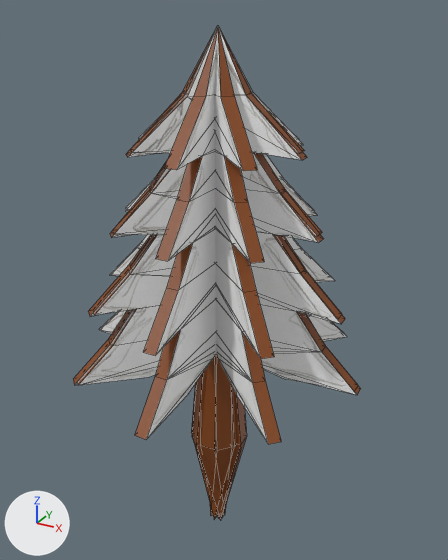
The FBX model TS23-IggyPoy-Unity/Assets/_IggyPoy/Models/objets/tree3.fbx, before and after one commit.
Camera for both pictures: a 50 mm camera at (3.31, -5.88, 5.24) aimed at (-0.08, 0.28, 2.16). Arrows for +X, +Y and +Z are at lower left; the lights stay in place. Mesh edges are drawn as thin lines. Where no turn or scale is listed for an object, it has been applied to the vertices. Vertices at the same position are counted once.

The older version as bpy lines, for what is in view:
```python
me_curve_012 = bpy.data.meshes.new('Curve.012')
me_curve_012.from_pydata(...)  # 190 vertices, 246 faces; spans x -178.0..173.0, y -135.0..507.0, z -178.0..178.0
# faces by material slot: [96, 138, 12]
me_curve_012.materials.append(mat_01side)  # its picture is missing
me_curve_012.materials.append(mat_01green)  # picture img_202206220016_00_jpg
me_curve_012.materials.append(mat_01brown)  # its picture is missing
me_curve_025 = bpy.data.meshes.new('Curve.025')
me_curve_025.from_pydata(...)  # 190 vertices, 246 faces; spans x -1.36..1.37, y -1.37..1.37, z -1.35..5.07
# faces by material slot: [96, 138, 12]
me_curve_025.materials.append(mat_01side)  # its picture is missing
me_curve_025.materials.append(mat_01green)  # picture img_202206220016_00_jpg
me_curve_025.materials.append(mat_01brown)  # its picture is missing
ob_curve_007 = bpy.data.objects.new('Curve.007', me_curve_025)
ob_curve_007.location = (0.0, 0.0, 0.0)
ob_curve_008 = bpy.data.objects.new('Curve.008', me_curve_012)
ob_curve_008.location = (0.0, 0.0, 0.0)
ob_curve_008.rotation_euler = (1.571, 0.0, 1.571)  # degrees (90, 0, 90)
ob_curve_008.scale = (0.01, 0.01, 0.01)
```
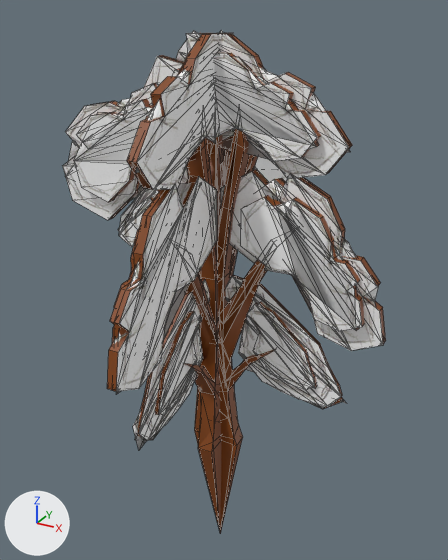
Changed parts and their boxes [x1, y1, x2, y2] in the pictures (448 x 560 px):
'tree3_LOD00', added
    after: [63, 33, 386, 534]
    faces in mat_01green (picture img_202206220016_00_jpg): [63, 33, 383, 441]
    faces in mat_01brown (its picture is missing): [87, 33, 386, 530]
    faces in mat_01side (its picture is missing): [151, 129, 274, 534]
'Curve.008', reshaped, moved, turned, rescaled
    before: [100, 26, 360, 520]
    after: [65, 30, 357, 450]
'Curve.007', deleted
    before: [73, 26, 347, 520]
    faces in mat_01green (picture img_202206220016_00_jpg): [75, 26, 347, 443]
    faces in mat_01side (its picture is missing): [73, 29, 340, 518]
    faces in mat_01brown (its picture is missing): [196, 355, 233, 520]
'tree3_LOD01', added
    after: [74, 33, 379, 447]
    faces in mat_01green (picture img_202206220016_00_jpg): [74, 56, 379, 439]
    faces in mat_01side (its picture is missing): [192, 130, 263, 440]
    faces in mat_01brown (its picture is missing): [100, 33, 359, 447]
part 1 of me_curve_012, deleted
    before: [100, 26, 360, 439]
part 2 of me_curve_012, deleted (brown)
    before: [217, 389, 247, 518]
part 3 of me_curve_012, deleted (brown)
    before: [201, 354, 226, 515]
part 4 of me_curve_012, deleted (brown)
    before: [191, 381, 236, 520]
part 5 of me_curve_012, built on
    after: [65, 30, 357, 450]

Diff of the bpy script that builds the scene:
```diff
--- a/TS23-IggyPoy-Unity/Assets/_IggyPoy/Models/objets/tree3.fbx.py
+++ b/TS23-IggyPoy-Unity/Assets/_IggyPoy/Models/objets/tree3.fbx.py
@@ me_curve_012 @@
 # used by ob_curve_008; location = (0.0, 0.0, 0.0); rotation_euler = (1.571, 0.0, 1.571), in degrees (90, 0, 90); scale = (0.01, 0.01, 0.01)
-me_curve_012.from_pydata(...)  # 190 vertices, 246 faces; spans x -178.0..173.0, y -135.0..507.0, z -178.0..178.0
+me_curve_012.from_pydata(...)  # 139 vertices, 185 faces; spans x -19374.0..22700.0, y -18345.0..23879.0, z -49406.0..9547.0
+# me_curve_012 part 1: the loose piece of 157 vertices spanning x -178.0..173.0, y 118.0..507.0, z -178.0..178.0 is deleted
+# me_curve_012 part 2: the loose piece of 10 vertices spanning x -9.0..14.0, y -135.0..139.0, z -29.0..36.0 is deleted
+# me_curve_012 part 3: the loose piece of 10 vertices spanning x -29.0..36.0, y -135.0..139.0, z -14.0..9.0 is deleted
+# me_curve_012 part 4: the loose piece of 10 vertices spanning x -14.0..9.0, y -135.0..139.0, z -36.0..29.0 is deleted
+# me_curve_012 part 5
+# 3 vertices are removed from x -9.0..9.0, y -135.0, z -9.0..8.0
+# 139 vertices are added at x -19374.0..22700.0, y -18345.0..23879.0, z -49406.0..9547.0
+# 97 new faces join them, mat_01green (picture img_202206220016_00_jpg)
+# 70 new faces join them, mat_01brown (its picture is missing)
+# 18 new faces join them, mat_01side (its picture is missing)
+# me_curve_012 part 6: the surface is now shaded smooth
 me_curve_012.materials.append(mat_01side)
@@ ob_curve_008 @@
 ob_curve_008 = bpy.data.objects.new('Curve.008', me_curve_012)
-ob_curve_008.location = (0.0, 0.0, 0.0)
-ob_curve_008.rotation_euler = (1.571, 0.0, 1.571)  # degrees (90, 0, 90)
-ob_curve_008.scale = (0.01, 0.01, 0.01)
+ob_curve_008.location = (-0.05, 0.0, 0.04)
+ob_curve_008.rotation_euler = (-0.1, -3.094, 0.00478)  # degrees (-5.7, -177, 0.3)
+ob_curve_008.scale = (0.0001, 0.0001, 0.0001)
@@ ob_curve_007 @@
-ob_curve_007 = bpy.data.objects.new('Curve.007', me_curve_025)
@@ ob_tree3_lod00 @@
+ob_tree3_lod00 = bpy.data.objects.new('tree3_LOD00', me_curve_010)  # 845 vertices, 1136 faces; spans x -2.13..2.06, y -2.06..2.13, z -1.78..4.96; in mat_01side (its picture is missing), mat_01brown (its picture is missing), mat_01green (picture img_202206220016_00_jpg)
+ob_tree3_lod00.location = (-0.05, 0.0, 0.04)
@@ ob_tree3_lod01 @@
+ob_tree3_lod01 = bpy.data.objects.new('tree3_LOD01', me_curve_014)  # 363 vertices, 575 faces; spans x -2.13..2.06, y -2.06..2.13, z -1.78..4.96; in mat_01side (its picture is missing), mat_01brown (its picture is missing), mat_01green (picture img_202206220016_00_jpg)
+ob_tree3_lod01.location = (-0.05, 0.0, 0.04)
```
